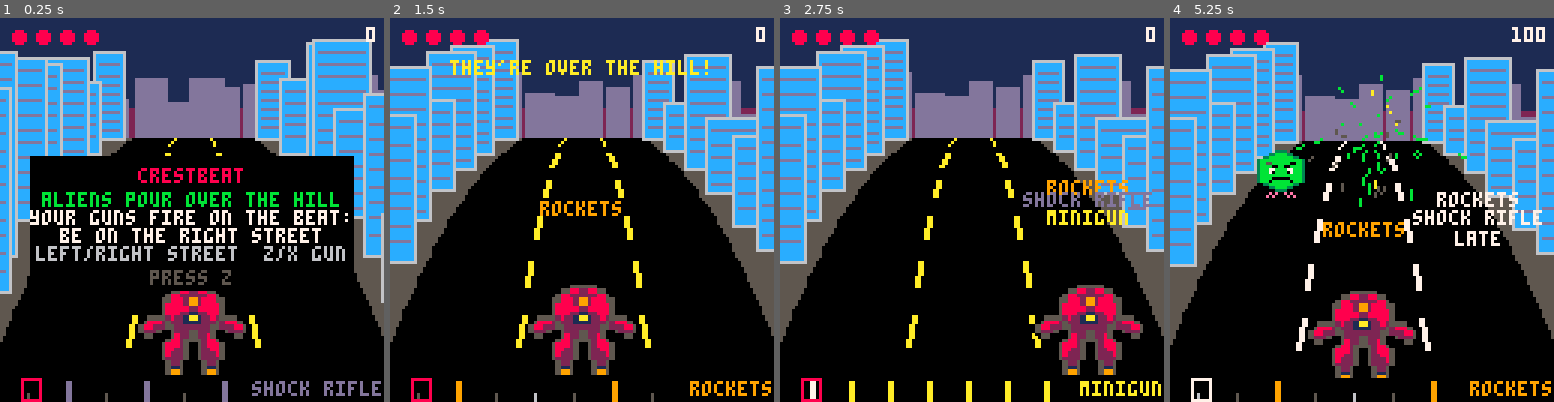
Above: before the commit, frames 1-4 (left to right).
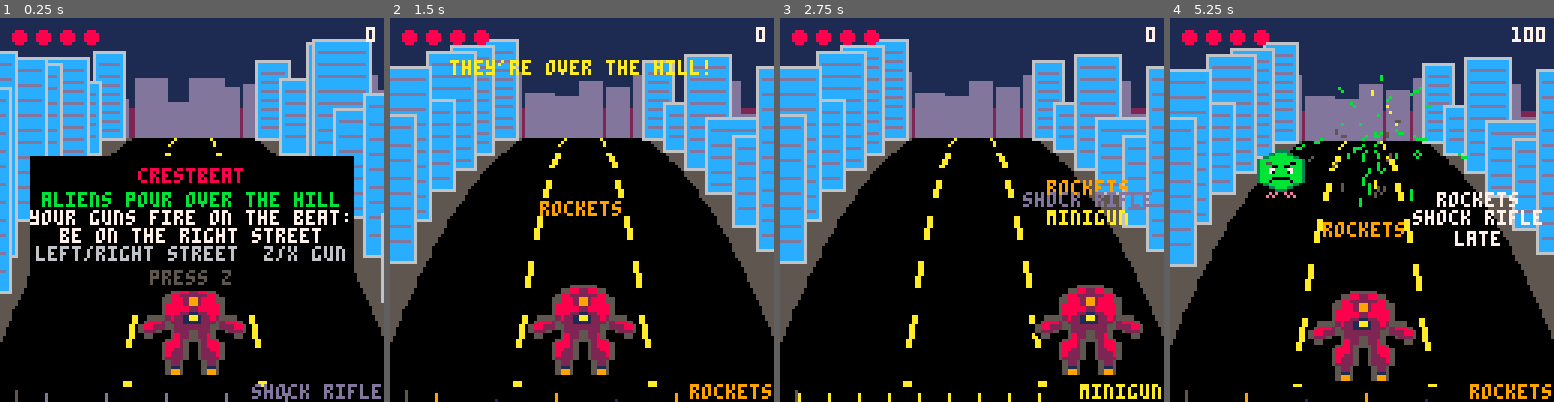
Above: after the commit, the same moments.

Repository: drachis/carts
Game: PICO-8 cartridge proj/crestbeat/crestbeat.p8
Two runs of this game, one before a commit and one after it. Both use one fixed random seed, a clock stepped at 60 frames per second and the inputs below.
Inputs:
- Up to frame 1 (0.25 s): no input
- Up to frame 2 (1.5 s): tap X (X key) at 0.33, 1.07 s; tap O (Z key) at 0.7 s
- Up to frame 3 (2.75 s): hold Right 1.6-2.1 s; tap O (Z key) at 1.7, 2.1, 2.5 s; tap X (X key) at 1.85 s; hold Right from 2.47 s (still down)
- Up to frame 4 (5.25 s): tap O (Z key) every 0.4 s from 2.9 to 4.9 s; tap X (X key) at 2.97, 4.08, 5.2 s; release Right at 3.03 s; hold Left 3.08-3.58 s; hold Right 4.02-4.68 s; hold Left from 5.08 s (still down)

The runs differ from the first frame. In frame 1, 1.1% of the frame differs, in the area x 3-100%, y 93-100%; in frame 2, 1.0%; in frame 3, 1.2%; in frame 4, 2.0%, in the area x 3-100%, y 32-100%.

Commit message:
crestbeat: the beat softened into the background, as the user asked: the dashes no longer flash, and the beat bar is a thin dim strip of the gun's next shots with no flashing box. 3832 tokens
Co-Authored-By: Claude Opus 5.5 <noreply@anthropic.com>

Diff:
--- a/proj/crestbeat/main.lua
+++ b/proj/crestbeat/main.lua
@@ -141,19 +141,18 @@
  print(text,126-#text*4,3,7)
  if combo>3 then print("x"..multiplier(),56,3,10) end
  local gun=guns[robot.gun]
- rectfill(0,120,127,127,0)
+ rectfill(0,123,127,127,0)
  for k=0,9 do
   local tick=flr(clock*2)/2+k/2
-  local x=10+(tick-clock)*26
+  local x=6+(tick-clock)*20
   if fires_on(gun,tick*2) then
-   rectfill(x,121,x+1,127,tick-clock<0.3 and 7 or gun.colour)
-  else
-   rectfill(x,125,x,127,tick%1==0 and 6 or 5)
-  end
- end
- rect(7,120,13,127,pulse>0.5 and 7 or 8)
- rectfill(126-#gun.name*4,120,127,127,0)
- print(gun.name,128-#gun.name*4,121,gun.colour)
+   rectfill(x,125,x,127,gun.colour)
+  elseif tick%1==0 then
+   pset(x,127,1)
+  end
+ end
+ line(5,124,5,127,5)
+ print(gun.name,128-#gun.name*4,122,gun.colour)
  if mode=="play" and banner_life>0 then
   centred(banner,14,banner_life%16<8 and 10 or 7)
  end
--- a/proj/crestbeat/world.lua
+++ b/proj/crestbeat/world.lua
@@ -62,13 +62,12 @@
   local right,bottom=project(1.5,t+0.02)
   rectfill(left,top,right,bottom,0)
  end
- local dash=pulse>0.5 and 7 or 10
  for t=scroll%0.2,1.4,0.2 do
   for lane=-0.5,0.5,1 do
    local x1,y1,scale=project(lane,t)
    local x2,y2=project(lane,t+0.09)
    for w=0,scale*2 do
-    line(x1+w,y1,x2+w,y2,dash)
+    line(x1+w,y1,x2+w,y2,10)
    end
   end
  end
Not shown, changed: proj/crestbeat/DESIGN.md
Not shown, changed: proj/crestbeat/notes/main.md
Not shown, changed: proj/crestbeat/notes/world.md
